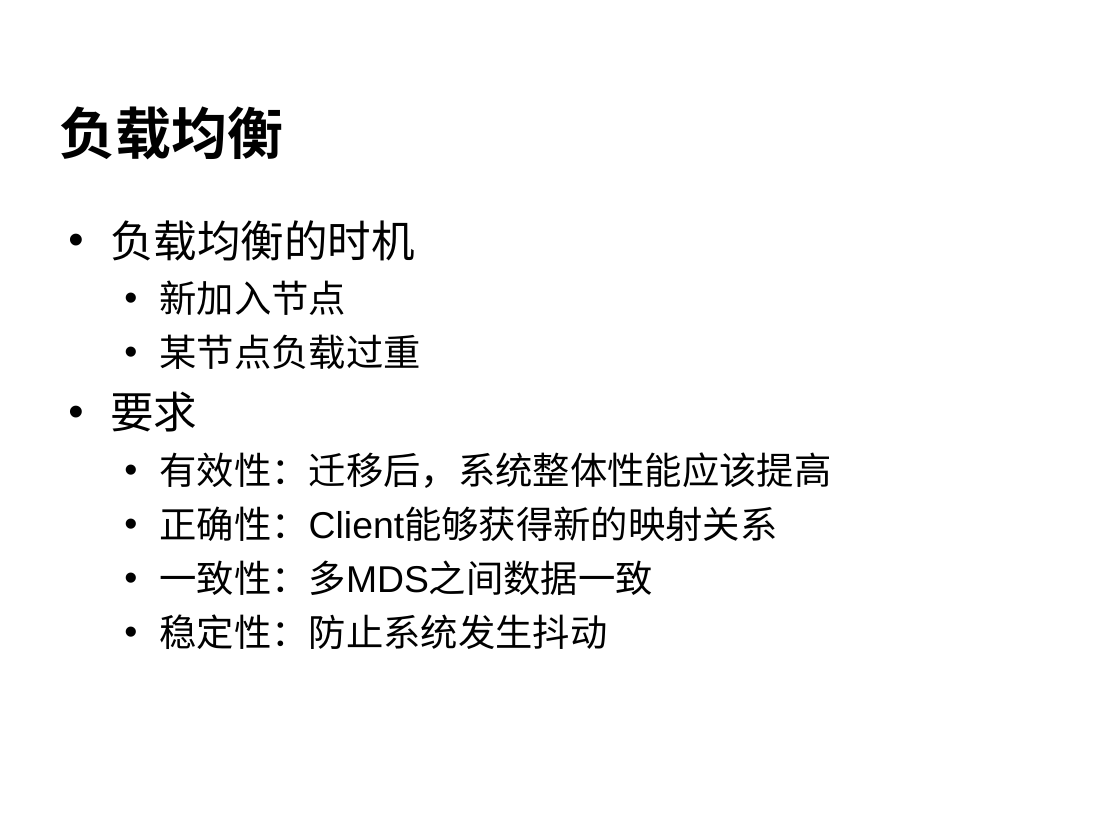
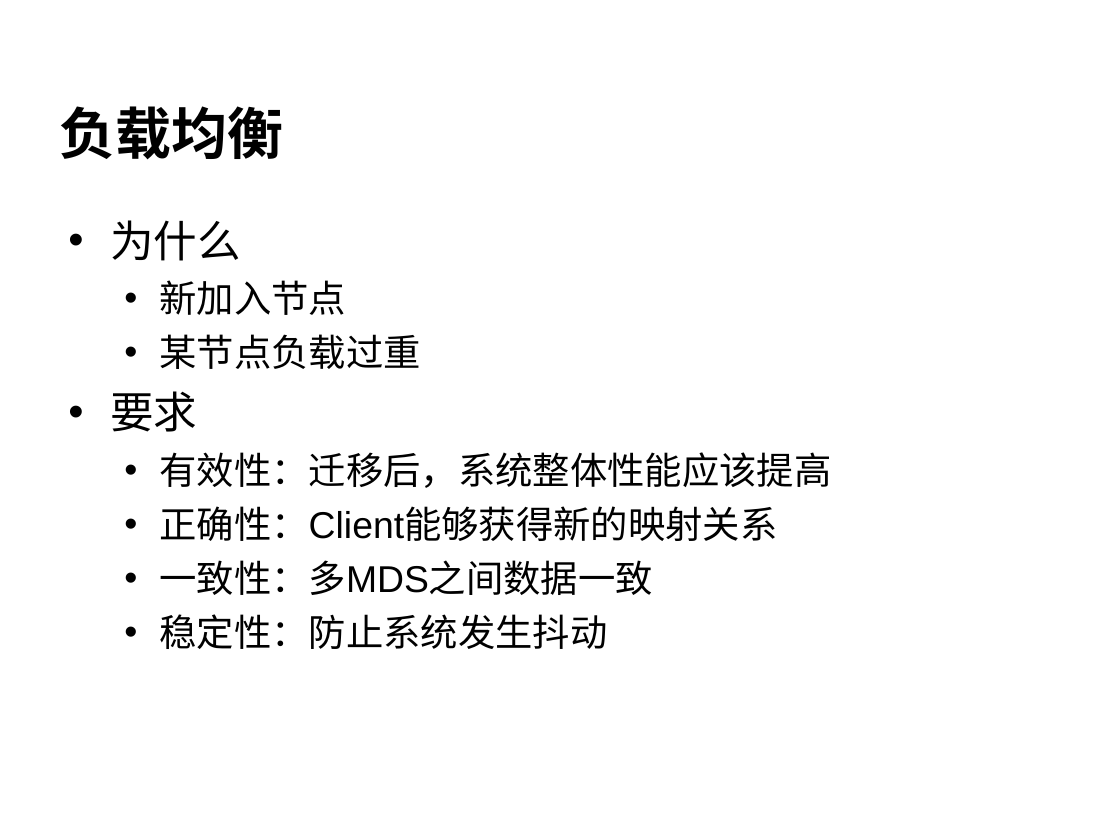
Before and after one commit to cheliequan/idning-paper, a slide deck: slide 17 of draft/答辩.ppt. Drawn at 1120x840 pixels with LibreOffice and Linux fonts; fonts in the diff are those of the drawing; background and template pictures are left out. Boxes give left, top, right and bottom in pixels: in the first picture for what was removed or moved away, otherwise in the second. Text is boxed around its words. In the diff, an @@ line names an element or a change of style, - is before the commit and + after.

```diff
--- a/draft/答辩.ppt
+++ b/draft/答辩.ppt
@@ text at (110,220,241,261): text changed @@
-• 负载均衡的时机
+• 为什么
```
Also in this commit, not shown: 5 other slides changed.
